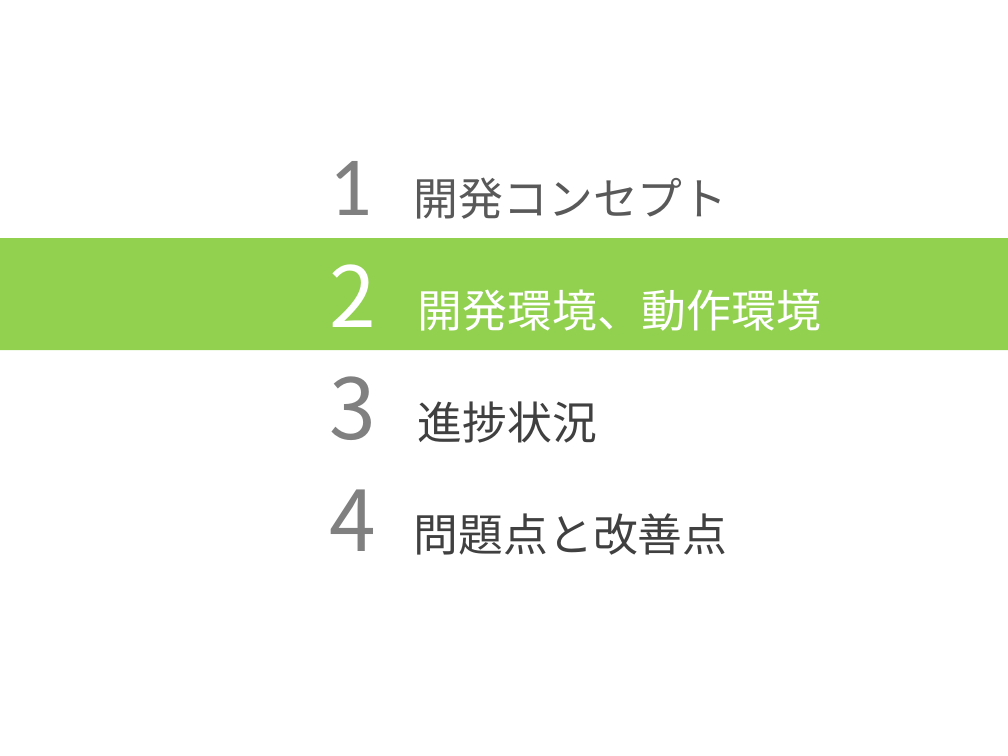
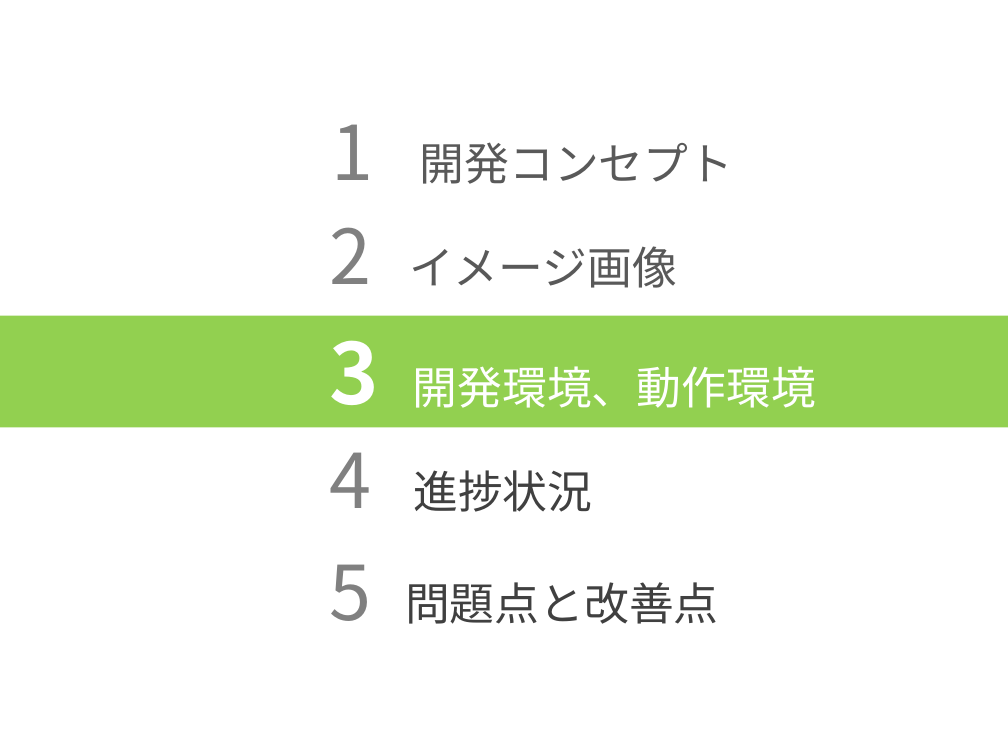
Before and after one commit to HamuroAC/Hamfile, a slide deck: slide 13 of 資料/発表資料.pptx (slide 8 before the commit). Drawn at 1008x756 pixels with LibreOffice and Linux fonts; fonts in the diff are those of the drawing. Boxes give left, top, right and bottom in pixels: in the first picture for what was removed or moved away, otherwise in the second. Text is boxed around its words. In the diff, an @@ line names an element or a change of style, - is before the commit and + after.

```diff
--- a/資料/発表資料.pptx
+++ b/資料/発表資料.pptx
@@ text "1 開発コンセプト": place and size @@
-text "1 開発コンセプト" at box(329, 161, 728, 219)
+text "1 開発コンセプト" at box(331, 124, 734, 184)
@@ text "1 開発コンセプト" at box(331, 124, 734, 184): size 60 to 54 pt, font Calibri to Noto Sans CJK JP in "1" @@
@@ text added at box(329, 227, 677, 288), 32 pt, text #595959 @@
+2 イメージ画像
@@ rectangle "3 開発環境、動作環境": place and size @@
-rectangle "3 開発環境、動作環境" at box(0, 238, 1008, 350)
+rectangle "3 開発環境、動作環境" at box(0, 316, 1008, 427)
@@ text in rectangle at box(329, 340, 816, 408): text changed @@
-2 開発環境、動作環境
+3 開発環境、動作環境
@@ text at box(329, 452, 592, 512): text changed @@
-3 進捗状況
+4 進捗状況
@@ text at box(329, 564, 719, 624): text changed @@
-4 問題点と改善点
+5 問題点と改善点
```
Also in this commit, not shown: 15 other slides changed, 7 slides added, 2 slides removed.
